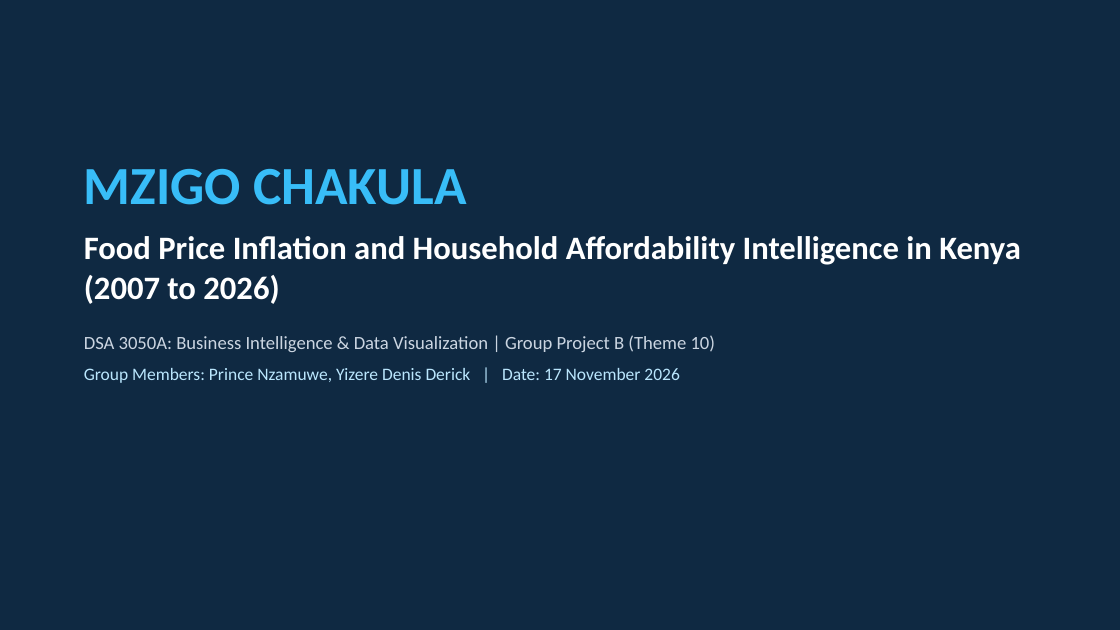
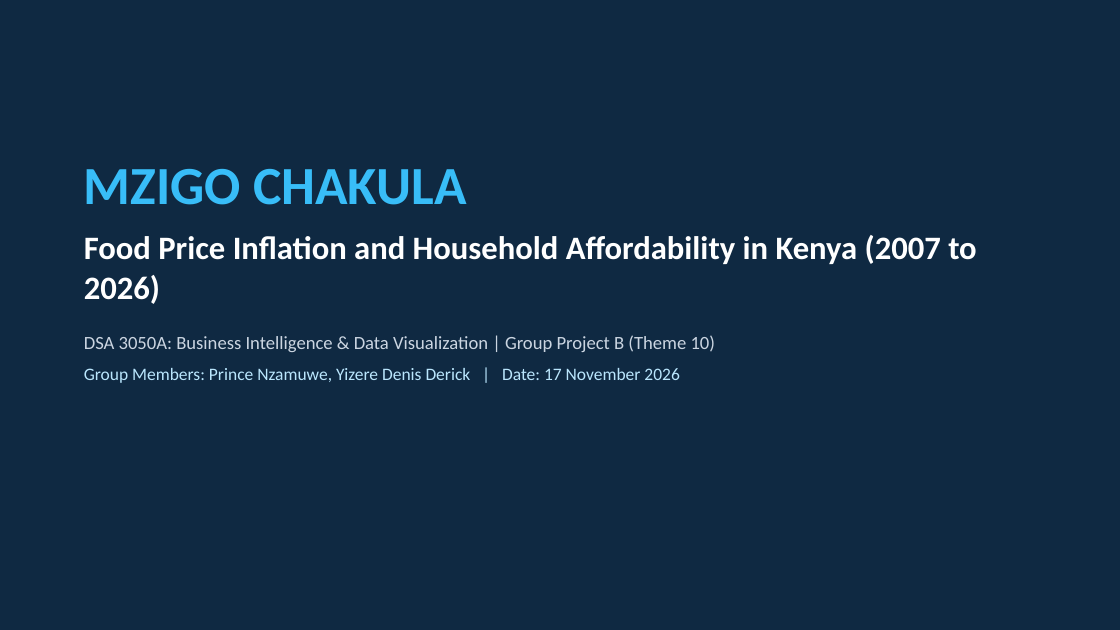
Before and after one commit to princenzmw/mzigo-chakula, a slide deck: slide 1 of slides/presentation.pptx. Drawn at 1120x630 pixels with LibreOffice and Linux fonts; fonts in the diff are those of the drawing. Boxes give left, top, right and bottom in pixels: in the first picture for what was removed or moved away, otherwise in the second. Text is boxed around its words. In the diff, an @@ line names an element or a change of style, - is before the commit and + after.

```diff
--- a/slides/presentation.pptx
+++ b/slides/presentation.pptx
@@ text at (x1=84, y1=235, x2=977, y2=304): text changed @@
-Food Price Inflation and Household Affordability Intelligence in Kenya (2007 to 2026)
+Food Price Inflation and Household Affordability in Kenya (2007 to 2026)
```
Also in this commit, not shown: 3 other slides changed, 15 other files.
